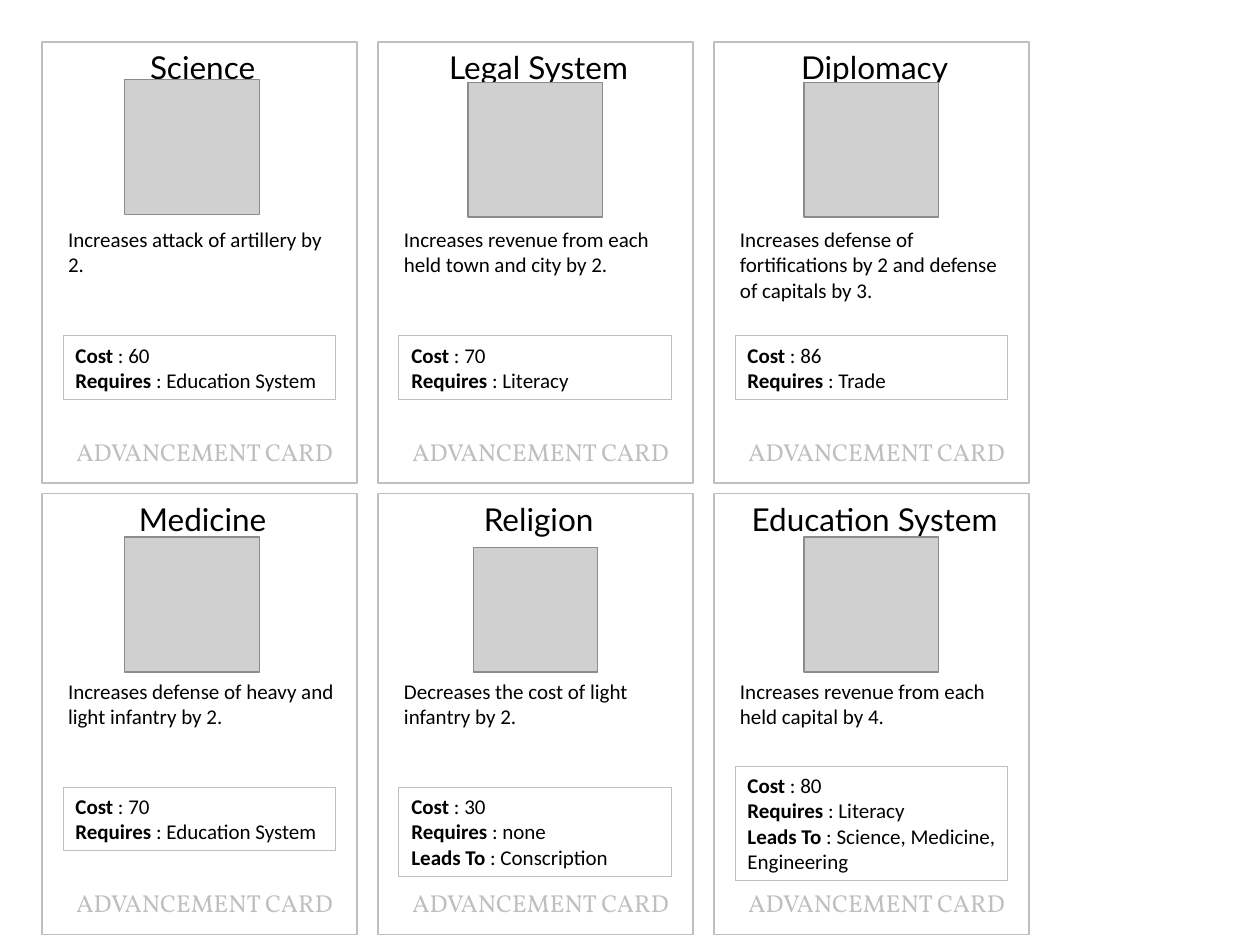
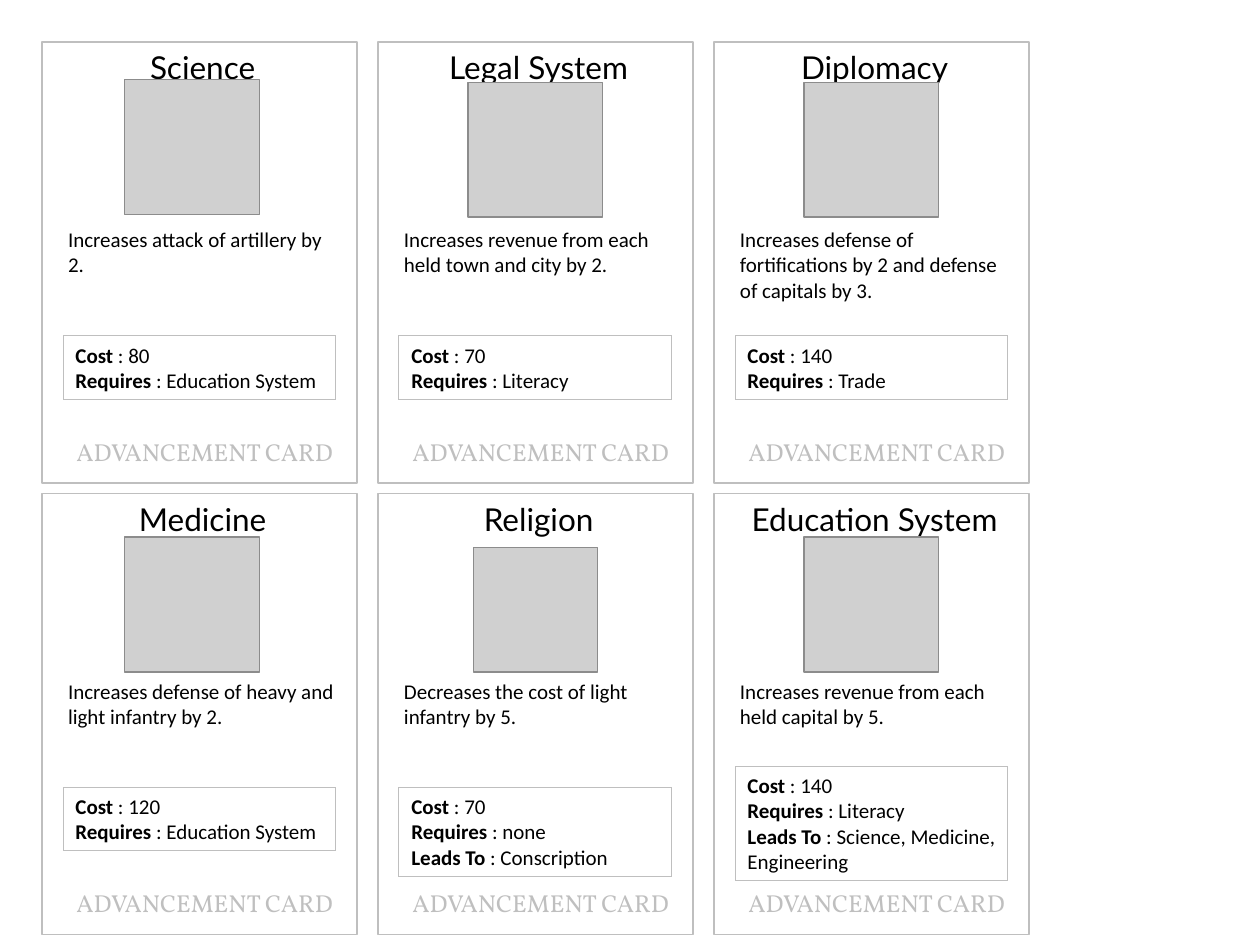
Before and after one commit to ccushing/senate, a slide deck: slide 8 of public/img/Cards.pptx. Drawn at 1260x945 pixels with LibreOffice and Linux fonts; fonts in the diff are those of the drawing; grey boxes stand for pictures. Boxes give left, top, right and bottom in pixels: in the first picture for what was removed or moved away, otherwise in the second. Text is boxed around its words. In the diff, an @@ line names an element or a change of style, - is before the commit and + after.

```diff
--- a/public/img/Cards.pptx
+++ b/public/img/Cards.pptx
@@ text in rectangle at (75, 348, 149, 363): text changed @@
-Cost : 60
+Cost : 80
@@ text in rectangle at (747, 349, 832, 363): text changed @@
-Cost : 86
+Cost : 140
@@ text at (404, 684, 627, 728): text changed @@
-Decreases the cost of light infantry by 2.
+Decreases the cost of light infantry by 5.
@@ text at (740, 684, 984, 728): text changed @@
-Increases revenue from each held capital by 4.
+Increases revenue from each held capital by 5.
@@ text in rectangle at (747, 779, 832, 793): text changed @@
-Cost : 80
+Cost : 140
@@ text in rectangle at (75, 800, 160, 814): text changed @@
-Cost : 70
+Cost : 120
@@ text in rectangle at (411, 800, 485, 814): text changed @@
-Cost : 30
+Cost : 70
```
Also in this commit, not shown: 2 other slides changed, 6 slides added.
